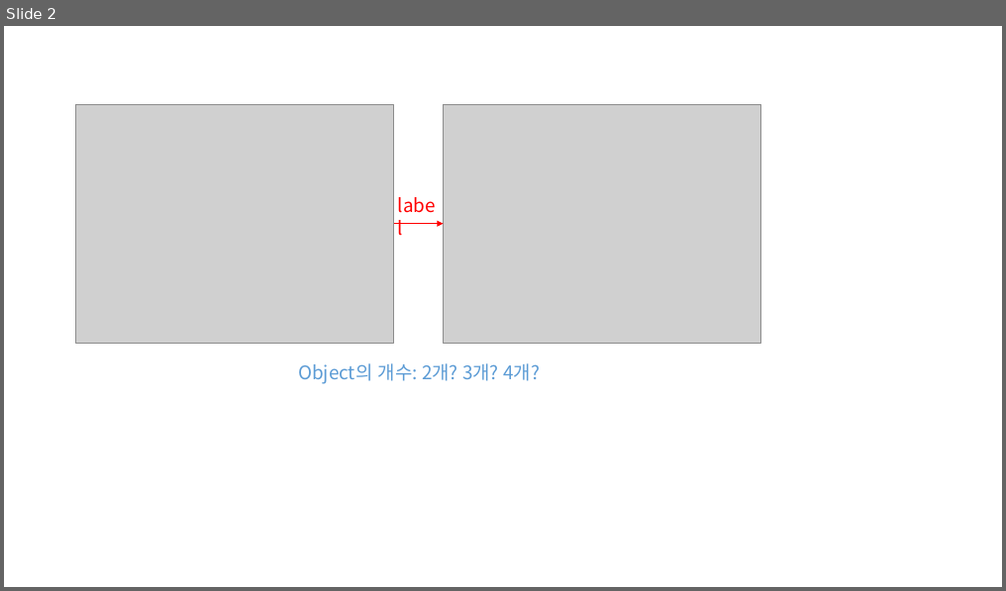
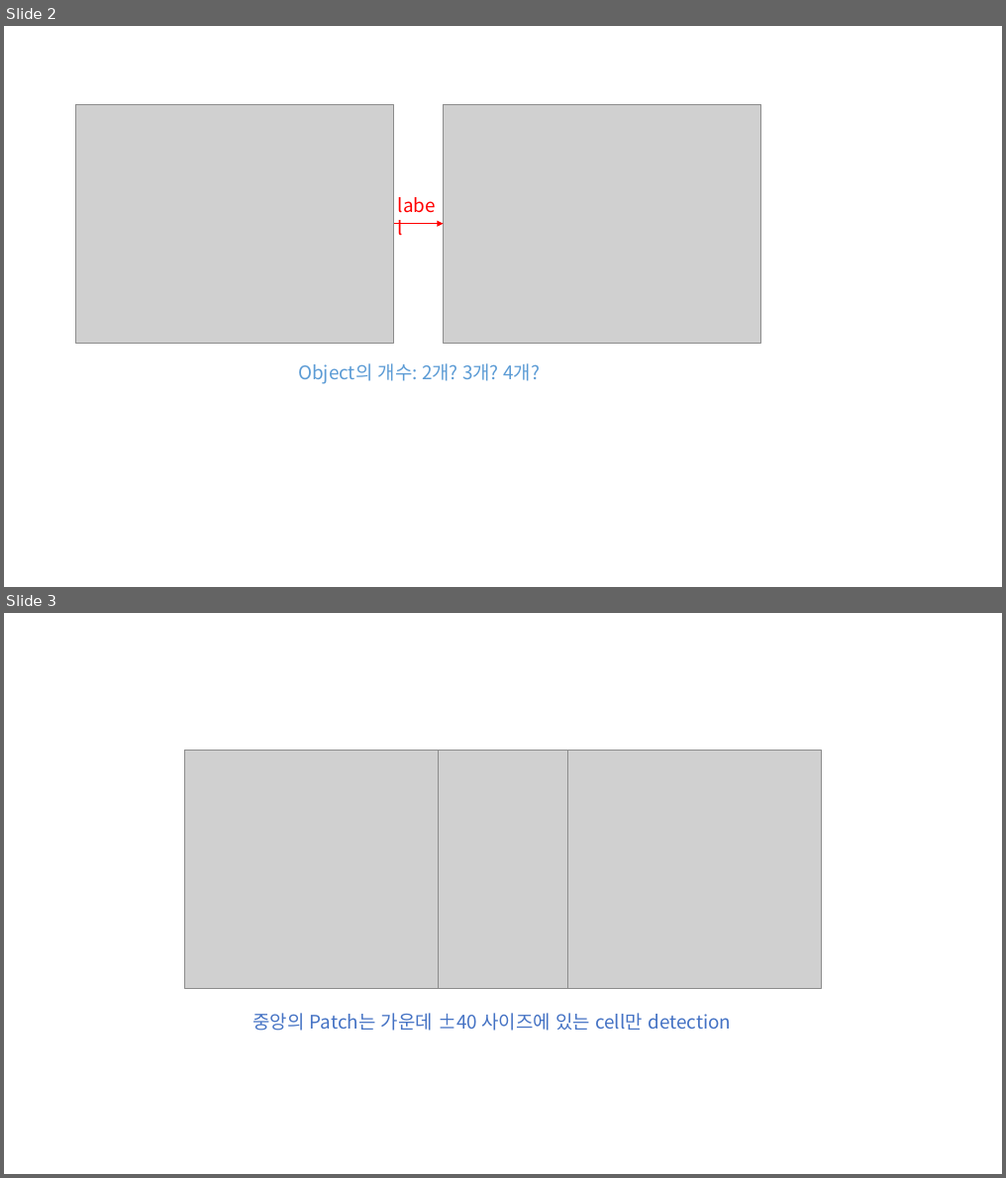
Before and after one commit to Sxbxn/Capstone, a slide deck: Development_log/Assets/photos.pptx. Shown one above the other, each under a label of ours: slide 2 before the commit, slides 2 and 3 after it. The pictures are 1006x591 and 1006x1178 pixels, drawn with LibreOffice and Linux fonts; fonts in the diff are those of the drawing; grey boxes stand for pictures. Boxes give left, top, right and bottom in pixels: in the first picture for what was removed or moved away, otherwise in the second. Text is boxed around its words. In the diff, an @@ line names an element or a change of style, - is before the commit and + after.

```diff
--- a/Development_log/Assets/photos.pptx
+++ b/Development_log/Assets/photos.pptx
@@ slide 3 added at bbox=[4, 613, 1002, 1174], background #FFFFFF @@
@@ group added at bbox=[185, 750, 822, 1031]: 3 pictures, 1 text @@
+중앙의 Patch는 가운데 ±40 사이즈에 있는 cell만 detection
```
Also in this commit, not shown: 1 other slide added, 15 other files.
